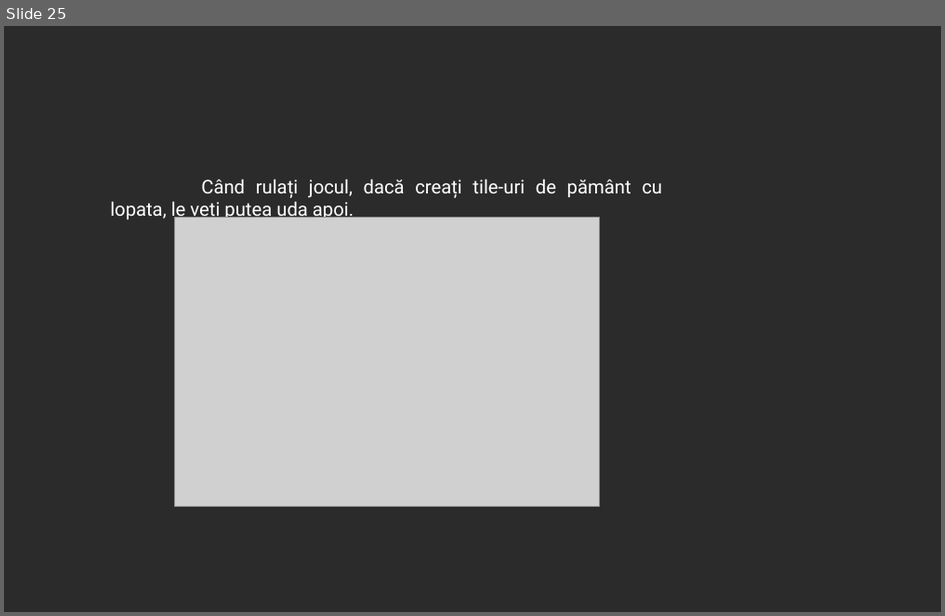
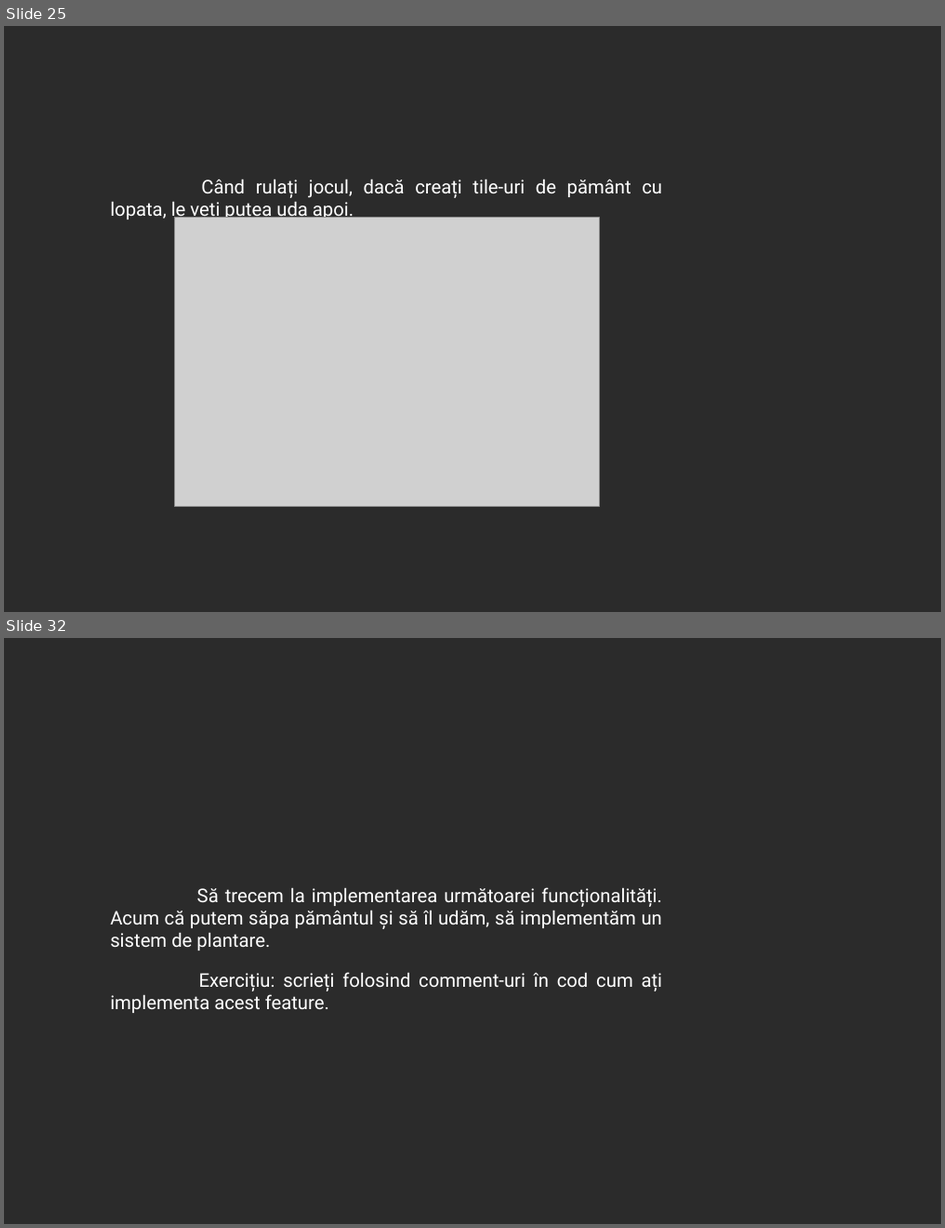
Before and after one commit to 0xspiderr/gdc-upt-presentations, a slide deck: presentation_4/presentation_4.odp. Shown one above the other, each under a label of ours: slide 25 before the commit, slides 25 and 32 after it; the slides between them are not shown. The pictures are 945x616 and 945x1228 pixels, drawn with LibreOffice and Linux fonts; fonts in the diff are those of the drawing; grey boxes stand for pictures; background and template pictures are left out; a plain dark background stands for a picture behind light text. Boxes give left, top, right and bottom in pixels: in the first picture for what was removed or moved away, otherwise in the second. Text is boxed around its words. In the diff, an @@ line names an element or a change of style, - is before the commit and + after.

```diff
--- a/presentation_4/presentation_4.odp
+++ b/presentation_4/presentation_4.odp
@@ slide 32 added at (4,638,941,1224), background picture (left out) @@
@@ text added at (110,887,663,1013), 16 pt, text #FFFFFF @@
+Să trecem la implementarea următoarei funcționalități. Acum că putem săpa pământul și să îl udăm, să implementăm un sistem de plantare.
+Exercițiu: scrieți folosind comment-uri în cod cum ați implementa acest feature.
```
Also in this commit, not shown: 40 other slides added, 8 other files.
